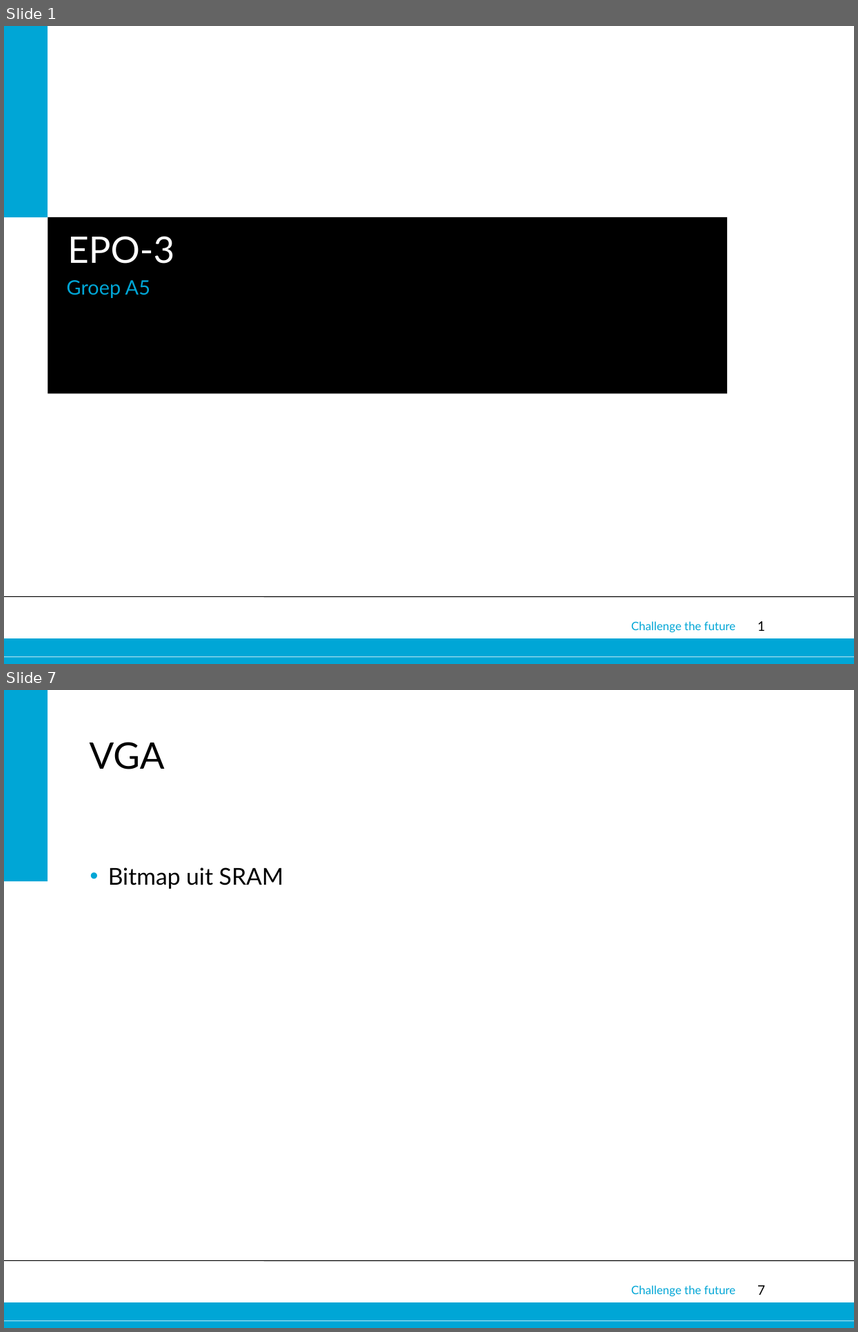
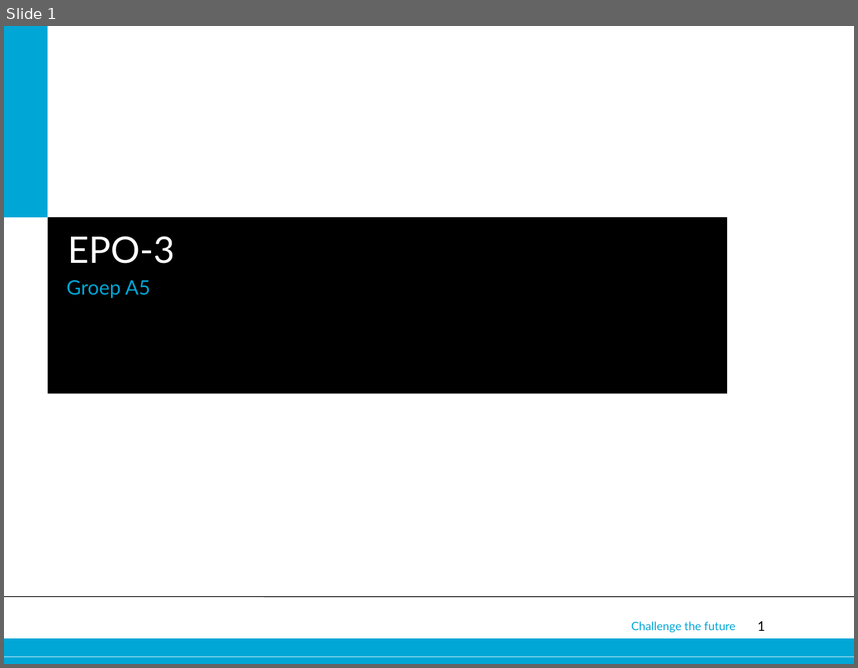
Before and after one commit to 0v3rf10w/epo3a5, a slide deck: Eindpresentatie.pptx. Shown one above the other, each under a label of ours: slides 1 and 7 before the commit, slide 1 after it; the slides between them are not shown. The pictures are 858x1332 and 858x668 pixels, drawn with LibreOffice and Linux fonts; fonts in the diff are those of the drawing; background and template pictures are left out. Boxes give left, top, right and bottom in pixels: in the first picture for what was removed or moved away, otherwise in the second. Text is boxed around its words. In the diff, an @@ line names an element or a change of style, - is before the commit and + after.

```diff
--- a/Eindpresentatie.pptx
+++ b/Eindpresentatie.pptx
@@ slide 7 removed at [4,690,854,1328], background #FFFFFF; not listed: 5 template elements that a slide beside it also shows @@
@@ rectangle removed at [4,690,47,881] @@
@@ title removed at [90,742,165,769] @@
-VGA
@@ text removed at [108,867,283,889] @@
-• Bitmap uit SRAM
```
Also in this commit, not shown: 1 slide changed, 2 slides added, 4 other slides removed.
